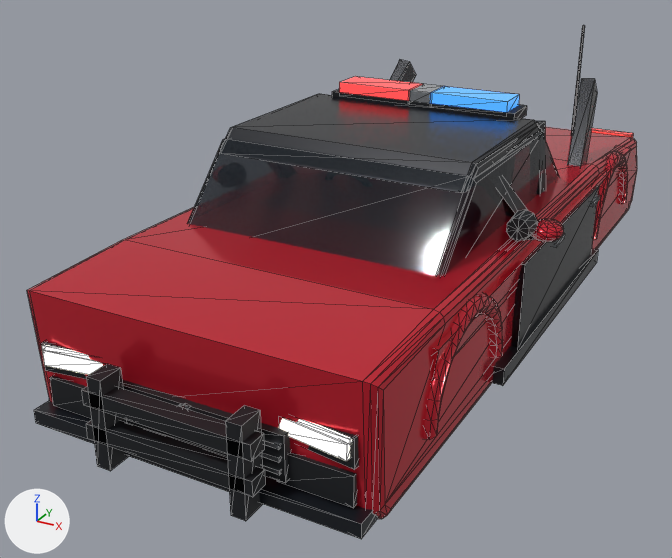
Renders of the glTF model docs/models/car_police.glb from each side of a commit.
Both versions are drawn from a 50 mm camera at (2.33, -5.25, 2.85) aimed at (-0.32, -0.43, 0.44). The lights are fixed; the arrows at lower left show +X, +Y and +Z. The picture after the commit comes second. Mesh edges are drawn as thin lines. Vertices at exactly the same position are counted once.

Names of what the first picture shows: 'car_police'.
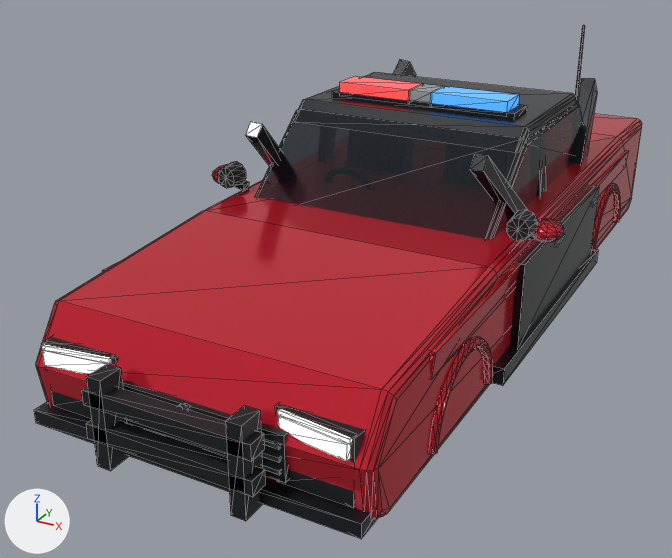
What differs and where, as boxes [x1, y1, x2, y2] in the pictures (672 x 558 px; the box of a moved part takes in the faces that stretch with it):
```json
{"object": "car_police", "change": "reshaped", "before": [27, 26, 637, 539], "after": [34, 26, 642, 539]}
{"part": 1, "of": "me_car_police_mesh", "change": "moved or reshaped", "before": [432, 147, 630, 381], "after": [430, 150, 629, 379]}
{"part": 2, "of": "me_car_police_mesh", "change": "moved or reshaped", "before": [188, 128, 559, 276], "after": [256, 101, 584, 239]}
{"part": 3, "of": "me_car_police_mesh", "change": "moved or reshaped", "before": [221, 94, 539, 193], "after": [298, 72, 577, 139]}
{"part": 4, "of": "me_car_police_mesh", "change": "added", "after": [430, 337, 493, 455]}
{"part": 5, "of": "me_car_police_mesh", "change": "added", "after": [592, 183, 621, 249]}
{"part": 6, "of": "me_car_police_mesh", "change": "cut back", "before": [123, 127, 637, 515], "after": [56, 124, 642, 517]}
```

Scene script edits in JSON lines:
```json
{"block": "me_car_police_mesh", "where": "# used by ob_car_police; location = (0.0, 0.0, 0.0)"}
{"op": "remove", "block": "me_car_police_mesh", "code": "me_car_police_mesh.from_pydata(...)  # 1626 vertices, 2896 faces; spans x -1.14..1.14, y -2.58..2.52, z 0.26..1.76"}
{"op": "add", "block": "me_car_police_mesh", "code": "me_car_police_mesh.from_pydata(...)  # 1634 vertices, 2920 faces; spans x -1.14..1.14, y -2.58..2.52, z 0.01..1.76"}
{"block": "me_car_police_mesh", "change": "me_car_police_mesh part 1: the loose piece of 8 vertices spanning x 0.84..0.98, y -1.85..1.85, z 0.75..0.93 is scaled about its middle by (0.818, 1, 0.876), then moved by (0.0, 0.0, -0.01)"}
{"block": "me_car_police_mesh", "change": "me_car_police_mesh part 2: the loose piece of 24 vertices spanning x -0.78..0.78, y -1.5..0.79, z 0.88..1.43 is turned 180 degrees about the z axis through the mesh origin"}
{"block": "me_car_police_mesh", "change": "me_car_police_mesh part 3: the loose piece of 24 vertices spanning x -0.76..0.76, y -1.04..0.22, z 1.37..1.49 is turned -180 degrees about the z axis through the mesh origin"}
{"block": "me_car_police_mesh", "change": "me_car_police_mesh part 4: a new loose piece of 136 vertices spanning x 0.91..0.97, y -1.82..-1.02, z 0.34..0.74, in mat_paint (red #d92638)"}
{"block": "me_car_police_mesh", "change": "me_car_police_mesh part 5: a new loose piece of 136 vertices spanning x 0.91..0.97, y 1.02..1.82, z 0.34..0.74, in mat_paint (red #d92638)"}
{"block": "me_car_police_mesh", "change": "me_car_police_mesh part 6: 44 vertices moved from x -0.94..0.94, y -2.41..2.43, z 0.26..1.04 to x -0.94..0.94, y -2.43..2.41, z 0.26..1.03; 694 vertices removed from x -0.99..0.99, y -2.35..2.37, z 0.32..1.0; 38 vertices added at x -0.95..0.94, y -2.37..2.35, z 0.32..0.98"}
{"block": "me_car_police_mesh", "change": "other edits to the shape of me_car_police_mesh do not show in these pictures"}
```
